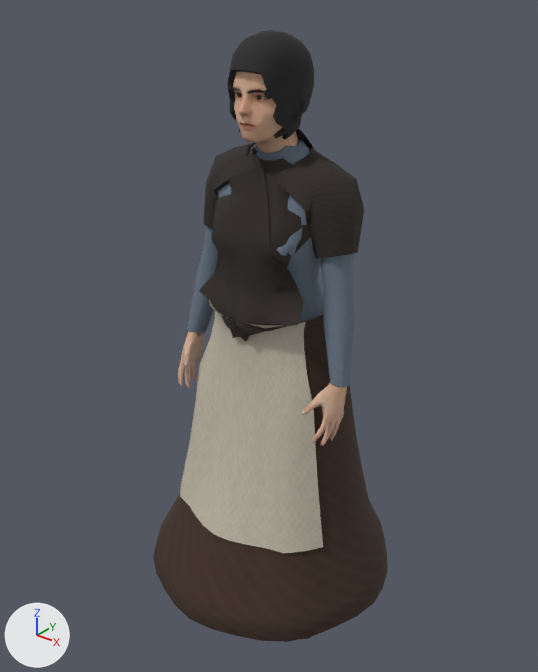
Two versions of the glTF model assets/characters/townsfolk_headscarf/model.gltf, one commit apart.
Before and after are seen from a camera (50 mm lens) standing at (1.044, -1.37, 1.632) and looking at (-0.018, -0.041, 0.808). The axes (+X, +Y, +Z) are drawn at lower left. The lights are the same throughout. The first picture is the older version. Vertices at exactly the same position are counted once.

Objects in the first picture: 'townsfolk_headscarf'.
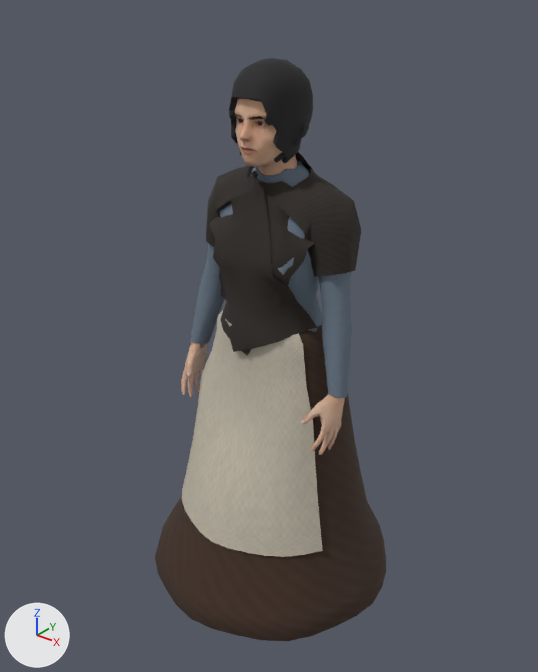
What differs and where, as boxes [x1, y1, x2, y2] in the pictures (538 x 672 px; the box of a moved part takes in the faces that stretch with it):
'townsfolk_headscarf', reshaped: before [153, 30, 388, 642]; after [155, 58, 386, 641]
part 1 of me_townsfolk_headscarf, moved or reshaped: before [233, 72, 298, 153]; after [235, 99, 297, 175]
part 2 of me_townsfolk_headscarf, moved or reshaped: before [302, 383, 347, 446]; after [301, 394, 345, 455]
part 3 of me_townsfolk_headscarf, moved or reshaped: before [178, 331, 204, 388]; after [181, 342, 207, 398]
part 4 of me_townsfolk_headscarf, moved or reshaped: before [256, 95, 264, 100]; after [257, 121, 265, 126]
part 5 of me_townsfolk_headscarf, moved or reshaped: before [236, 92, 242, 98]; after [237, 118, 244, 123]
part 6 of me_townsfolk_headscarf, moved or reshaped: before [247, 89, 264, 94]; after [248, 116, 265, 119]
part 7 of me_townsfolk_headscarf, moved or reshaped: before [204, 142, 364, 322]; after [206, 166, 361, 332]
part 8 of me_townsfolk_headscarf, moved or reshaped: before [250, 139, 310, 165]; after [252, 161, 309, 187]
part 9 of me_townsfolk_headscarf, moved or reshaped: before [320, 253, 355, 387]; after [319, 272, 352, 398]
part 10 of me_townsfolk_headscarf, moved or reshaped: before [187, 226, 218, 337]; after [190, 243, 224, 348]
part 11 of me_townsfolk_headscarf, moved or reshaped: before [227, 30, 314, 140]; after [229, 58, 313, 164]
part 12 of me_townsfolk_headscarf, moved or reshaped: before [250, 147, 258, 154]; after [251, 171, 258, 177]
part 13 of me_townsfolk_headscarf, moved or reshaped: before [153, 129, 388, 642]; after [155, 152, 386, 641]

The change, as a list of edits to the scene's bpy script:
```text
Change me_townsfolk_headscarf:
    used by ob_townsfolk_headscarf; location = (0.0, 0.0, 0.0)
    remove me_townsfolk_headscarf.from_pydata(...)  # 2697 vertices, 4746 faces; spans x -0.34..0.34, y -0.39..0.28, z 0.0..1.53
    add me_townsfolk_headscarf.from_pydata(...)  # 2697 vertices, 4746 faces; spans x -0.34..0.34, y -0.39..0.28, z 0.0..1.47
    me_townsfolk_headscarf part 1: the loose piece of 295 vertices spanning x -0.06..0.06, y -0.16..0.01, z 1.28..1.45 is moved by (0.0, 0.0, -0.05)
    me_townsfolk_headscarf part 2: the loose piece of 272 vertices spanning x 0.18..0.25, y -0.18..-0.06, z 0.63..0.79 is moved by (-0.01, 0.0, -0.03)
    me_townsfolk_headscarf part 3: the loose piece of 272 vertices spanning x -0.25..-0.18, y -0.18..-0.06, z 0.63..0.79 is moved by (0.01, 0.0, -0.03)
    me_townsfolk_headscarf part 4: the loose piece of 48 vertices spanning x 0.01..0.04, y -0.13..-0.11, z 1.39..1.42 is moved by (0.0, 0.0, -0.05)
    me_townsfolk_headscarf part 5: the loose piece of 48 vertices spanning x -0.04..-0.01, y -0.13..-0.11, z 1.39..1.42 is moved by (0.0, 0.0, -0.05)
    me_townsfolk_headscarf part 6: the loose piece of 62 vertices spanning x 0.01..0.05, y -0.15..-0.11, z 1.41..1.42 is moved by (0.0, 0.0, -0.05)
    me_townsfolk_headscarf part 7: the loose piece of 322 vertices spanning x -0.22..0.22, y -0.16..0.07, z 0.87..1.28 is moved by (0.0, 0.0, -0.05)
    me_townsfolk_headscarf part 8: the loose piece of 50 vertices spanning x -0.08..0.08, y -0.08..0.02, z 1.25..1.3 is moved by (0.0, 0.0, -0.05)
    me_townsfolk_headscarf part 9: the loose piece of 42 vertices spanning x 0.13..0.25, y -0.11..0.01, z 0.77..1.08 is moved by (0.0, 0.0, -0.04)
    me_townsfolk_headscarf part 10: the loose piece of 42 vertices spanning x -0.25..-0.13, y -0.11..0.01, z 0.77..1.08 is moved by (0.0, 0.0, -0.04)
    me_townsfolk_headscarf part 11: the loose piece of 264 vertices spanning x -0.09..0.09, y -0.15..0.05, z 1.31..1.53 is moved by (0.0, 0.0, -0.05)
    me_townsfolk_headscarf part 12: the loose piece of 6 vertices spanning x -0.01..0.01, y -0.13..-0.11, z 1.28..1.3 is moved by (0.0, 0.0, -0.05)
    me_townsfolk_headscarf part 13: 630 of 2697 vertices moved; they spanned x -0.33..0.33, y -0.38..0.27, z 0.2..1.33 and now span x -0.32..0.32, y -0.37..0.27, z 0.19..1.27; mean shift (0.0, 0.0, -0.03); largest move (-0.15, -0.01, 1.14) -> (-0.14, -0.11, 1.09)
    other edits to the shape of me_townsfolk_headscarf do not show in these pictures
```
